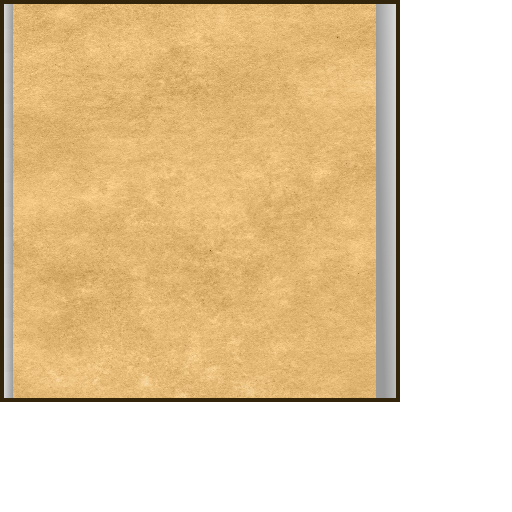
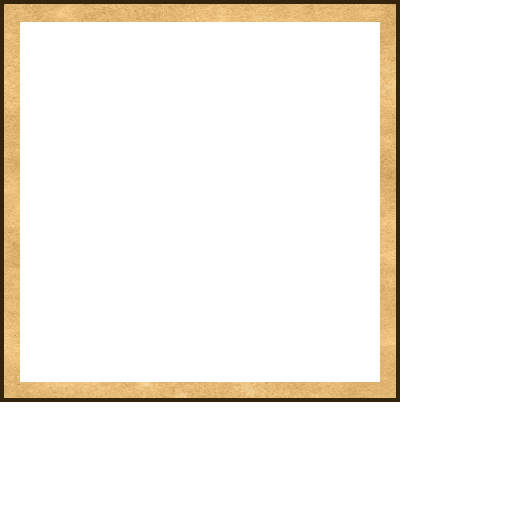
Before/after of a 512 x 512 layered artwork. What changed in the layer stack:
painted on "Layer #1" over [4, 4, 396, 398]
painted on "Layer" over [20, 22, 380, 382]
